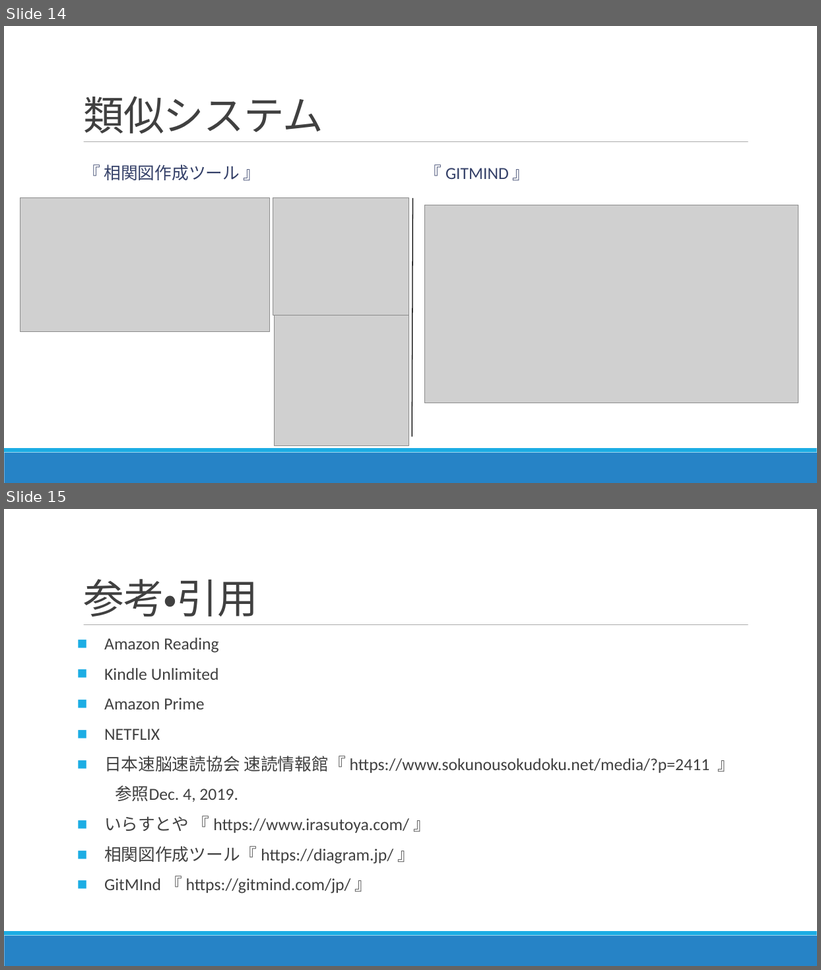
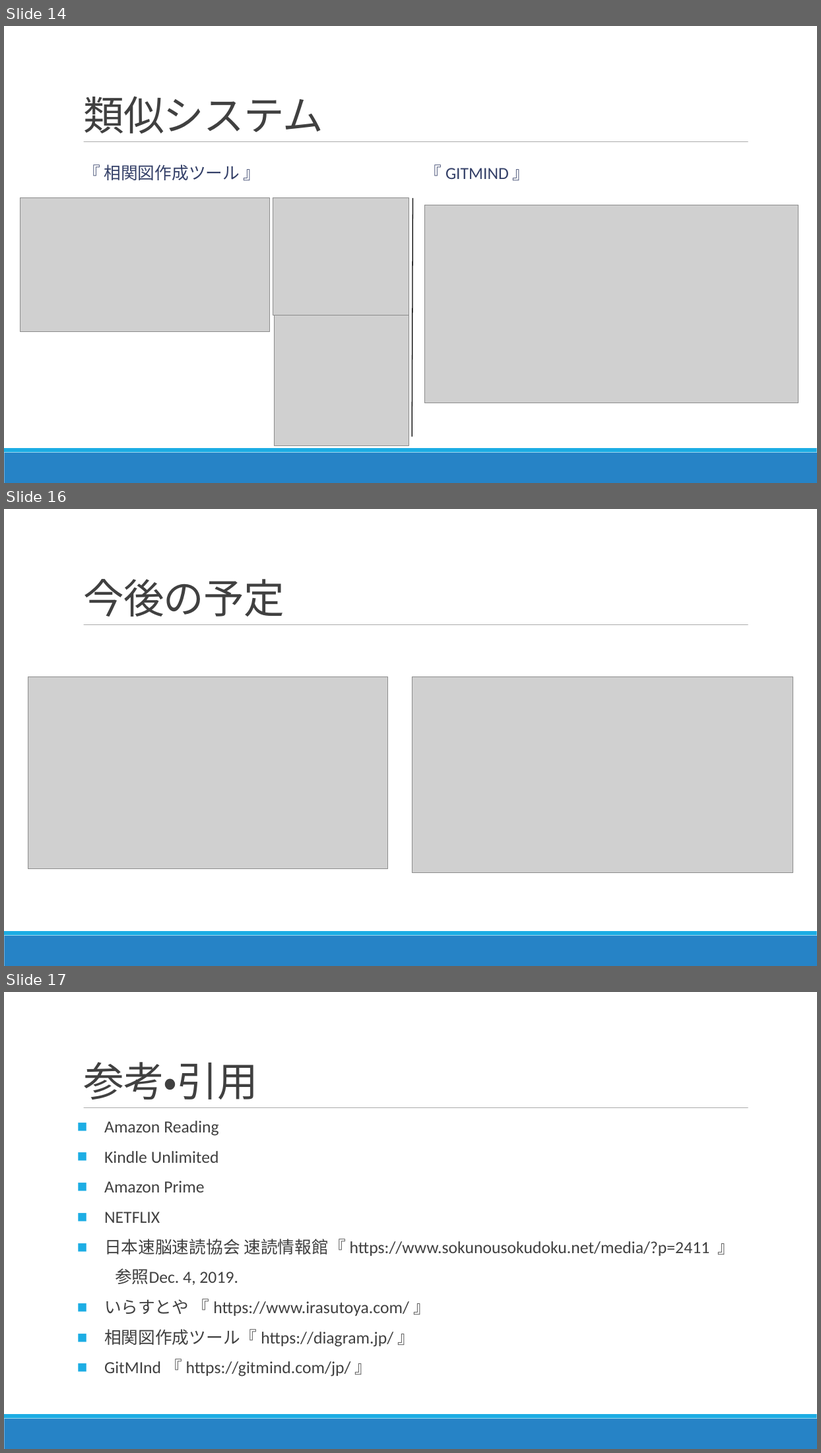
Before and after one commit to exitanz/graph, a slide deck: ゼミ用/99その他/卒研発表用/卒業研究発表資料 パワポ.odp. Shown one above the other, each under a label of ours: slides 14 and 15 before the commit, slides 14, 16 and 17 after it; the slides between them are not shown. The pictures are 821x970 and 821x1453 pixels, drawn with LibreOffice and Linux fonts; fonts in the diff are those of the drawing; grey boxes stand for pictures. Boxes give left, top, right and bottom in pixels: in the first picture for what was removed or moved away, otherwise in the second. Text is boxed around its words. In the diff, an @@ line names an element or a change of style, - is before the commit and + after.

```diff
--- a/ゼミ用/99その他/卒研発表用/卒業研究発表資料 パワポ.odp
+++ b/ゼミ用/99その他/卒研発表用/卒業研究発表資料 パワポ.odp
@@ slide 16 added at (4,509,817,966), background #FFFFFF; not listed: 3 template elements that a slide beside it also shows @@
@@ title added at (83,579,284,617), 48 pt, text #404040 @@
+今後の予定
@@ picture added at (28,677,388,869) @@
@@ picture added at (412,677,793,873) @@
@@ what was slide 15 is now slide 17 @@
```
Also in this commit, not shown: 1 other slide added, 2 other files.
